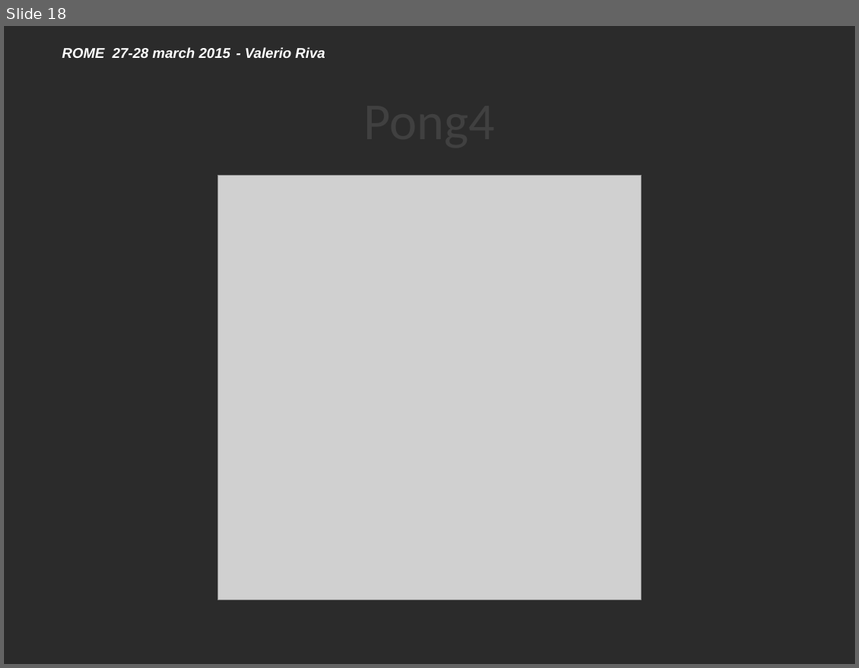
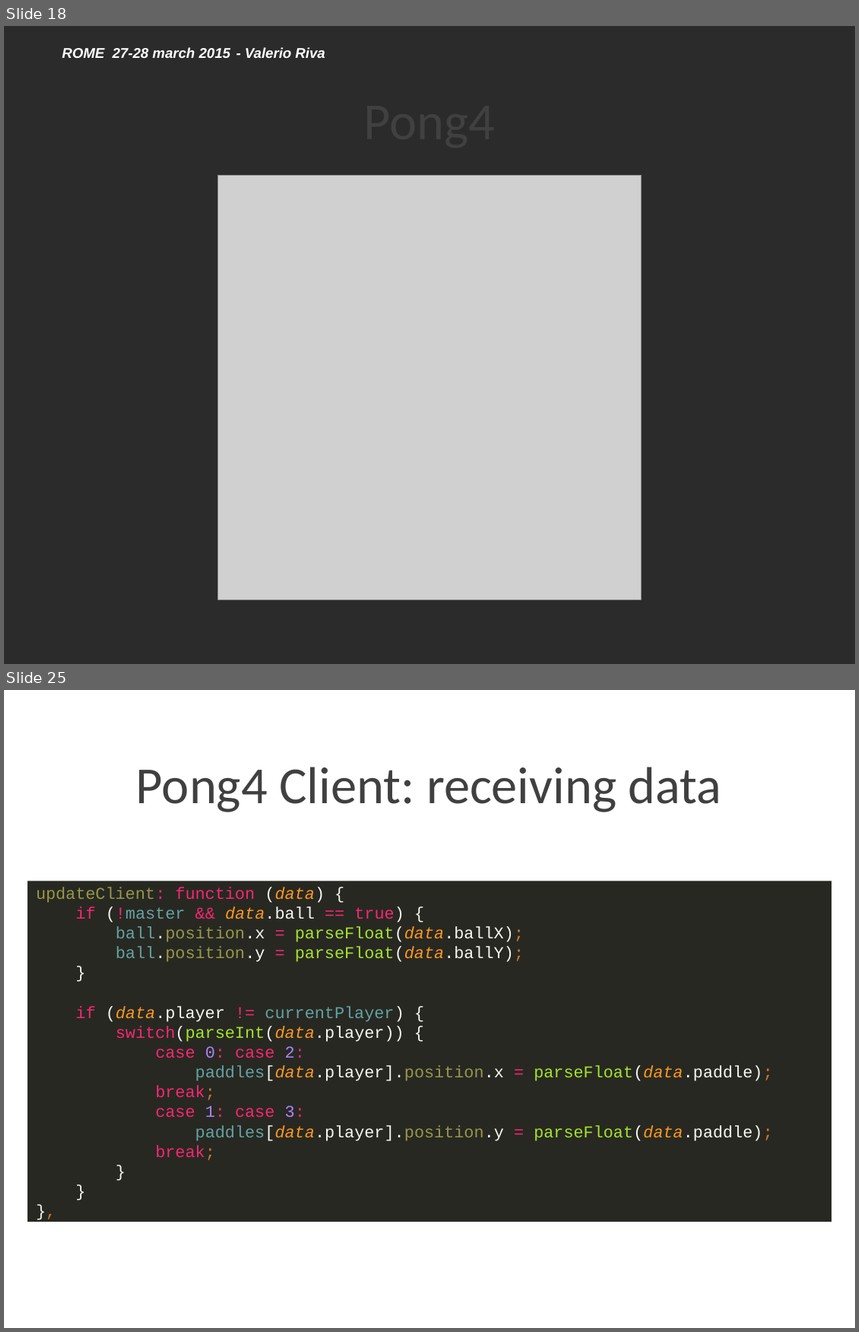
Before and after one commit to Lotti/codemotion2015, a slide deck: slides/slides.pptx. Shown one above the other, each under a label of ours: slide 18 before the commit, slides 18 and 25 after it; the slides between them are not shown. The pictures are 859x668 and 859x1332 pixels, drawn with LibreOffice and Linux fonts; fonts in the diff are those of the drawing; grey boxes stand for pictures; background and template pictures are left out; a plain dark background stands for a picture behind light text. Boxes give left, top, right and bottom in pixels: in the first picture for what was removed or moved away, otherwise in the second. Text is boxed around its words. In the diff, an @@ line names an element or a change of style, - is before the commit and + after.

```diff
--- a/slides/slides.pptx
+++ b/slides/slides.pptx
@@ slide 25 added at [4,690,855,1328], background picture (left out); not listed: 2 template elements that a slide beside it also shows @@
@@ title added at [136,767,722,812], 44 pt, text #404040 @@
+Pong4 Client: receiving data
@@ text added at [36,887,773,1160], 14 pt, text #F8F8F2 @@
+updateClient: function (data) {
+if (!master && data.ball == true) {
+ball.position.x = parseFloat(data.ballX);
+ball.position.y = parseFloat(data.ballY);
+}
+if (data.player != currentPlayer) {
+switch(parseInt(data.player)) {
+case 0: case 2:
+paddles[data.player].position.x = parseFloat(data.paddle);
+break;
+case 1: case 3:
+paddles[data.player].position.y = parseFloat(data.paddle);
+break;
+}
+}
+},
```
Also in this commit, not shown: 4 slides changed, 6 other slides added, 1 other file.
